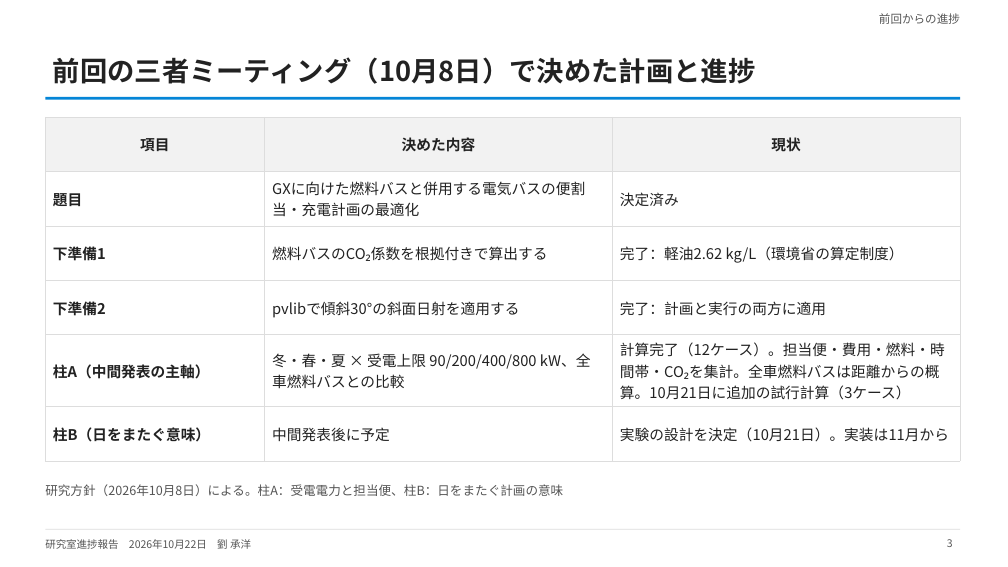
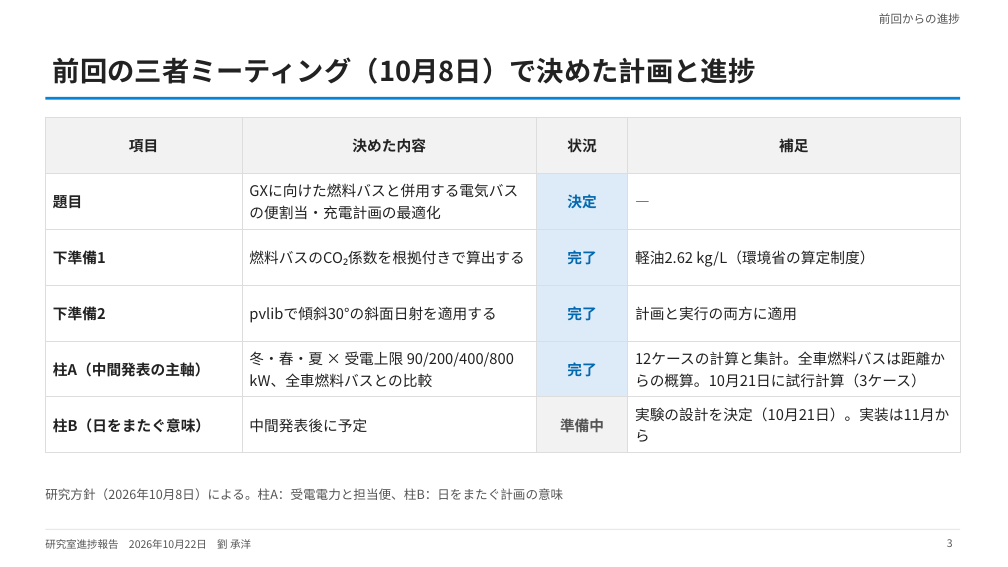
Before and after one commit to CYLIU2003/master-course, a slide deck: slide 3 of outcome/2026-10-22_lab_progress/lab_progress_20261022.pptx. Drawn at 1008x567 pixels with LibreOffice and Linux fonts; fonts in the diff are those of the drawing. Boxes give left, top, right and bottom in pixels: in the first picture for what was removed or moved away, otherwise in the second. Text is boxed around its words. In the diff, an @@ line names an element or a change of style, - is before the commit and + after.

```diff
--- a/outcome/2026-10-22_lab_progress/lab_progress_20261022.pptx
+++ b/outcome/2026-10-22_lab_progress/lab_progress_20261022.pptx
@@ table at (x1=45, y1=117, x2=960, y2=437) @@
-column 3: 現状 | 決定済み | 完了：軽油2.62 kg/L（環境省の算定制度） | 完了：計画と実行の両方に適用 | 計算完了（12ケース）。担当便・費用・燃料・時間帯・CO₂を集計。全車燃料バスは距離からの概算。10月21日に追加の試行計算（3ケース） | 実験の設計を決定（10月21日）。実装は11月から
+column 3: 状況 | 決定 | 完了 | 完了 | 完了 | 準備中
+column 4: 補足 | ― | 軽油2.62 kg/L（環境省の算定制度） | 計画と実行の両方に適用 | 12ケースの計算と集計。全車燃料バスは距離からの概算。10月21日に試行計算（3ケース） | 実験の設計を決定（10月21日）。実装は11月から
@@ text "研究方針（2026年10月8日）による。柱A：受電電力と担当便、柱B：日をまたぐ計画の意味" moved from (x1=45, y1=484, x2=563, y2=496) to (x1=45, y1=488, x2=563, y2=500) @@
```
Also in this commit, not shown: 9 other slides changed, 1 other file.
